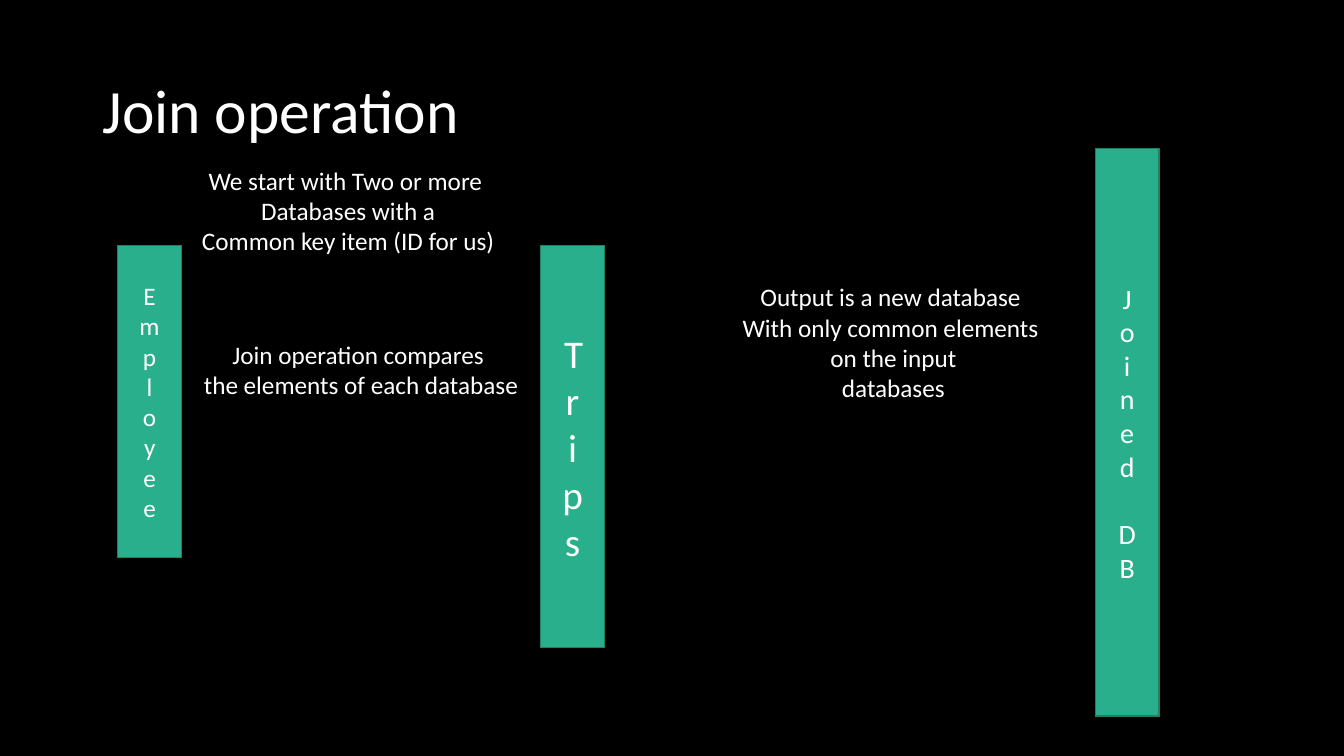
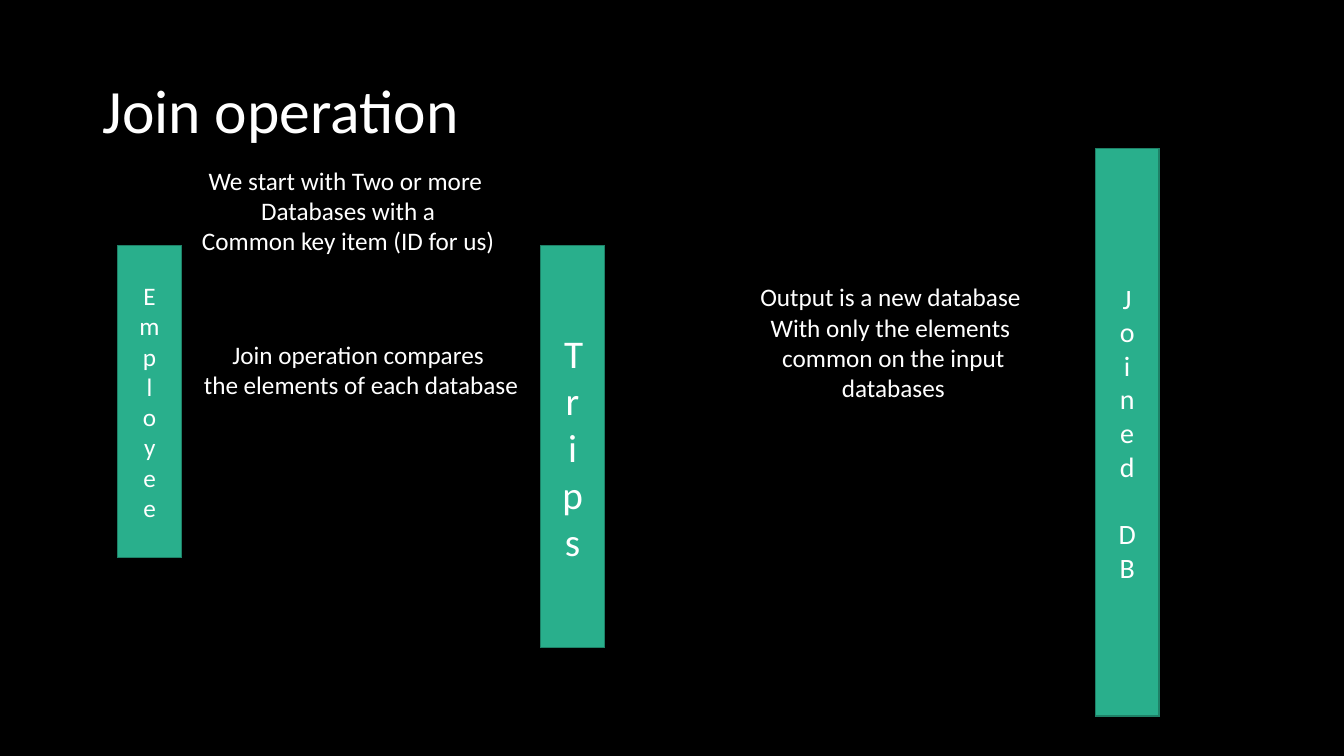
Before and after one commit to Fisherman166/ECE588_Project, a slide deck: slide 2 of Documentation/Database Join.pptx. Drawn at 1344x756 pixels with LibreOffice and Linux fonts; fonts in the diff are those of the drawing. Boxes give left, top, right and bottom in pixels: in the first picture for what was removed or moved away, otherwise in the second. Text is boxed around its words. In the diff, an @@ line names an element or a change of style, - is before the commit and + after.

```diff
--- a/Documentation/Database Join.pptx
+++ b/Documentation/Database Join.pptx
@@ text "Output is a new database": place and size @@
-text "Output is a new database" at [743,288,1038,398]
+text "Output is a new database" at [760,288,1020,398]
@@ text at [771,319,1010,371]: text changed @@
-With only common elements
-on the input
+With only the elements
+common on the input
```
Also in this commit, not shown: 3 other slides changed, 1 slide added, 1 slide removed.
